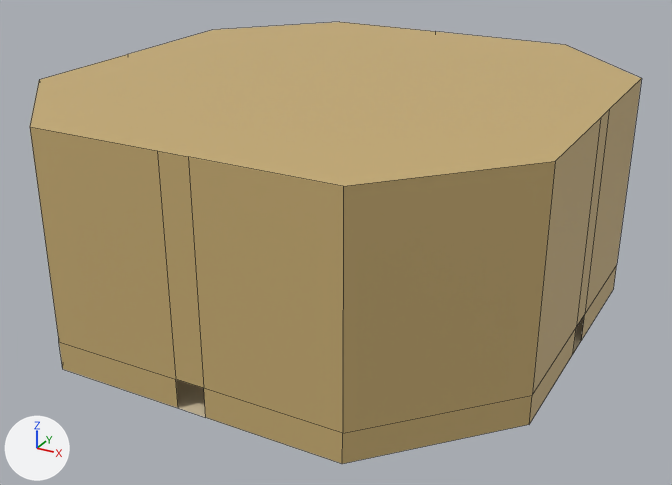
A saved change to the Blender file Assets/Models/Room002.blend.
Camera for both pictures: a 50 mm lens placed at (29.5, -54.5, 30.0), pointed at (0.4, -1.6, 3.5). Lighting does not change. The marker at lower left points along +X, +Y and +Z. The first picture is the older version. Mesh edges are drawn as thin lines.
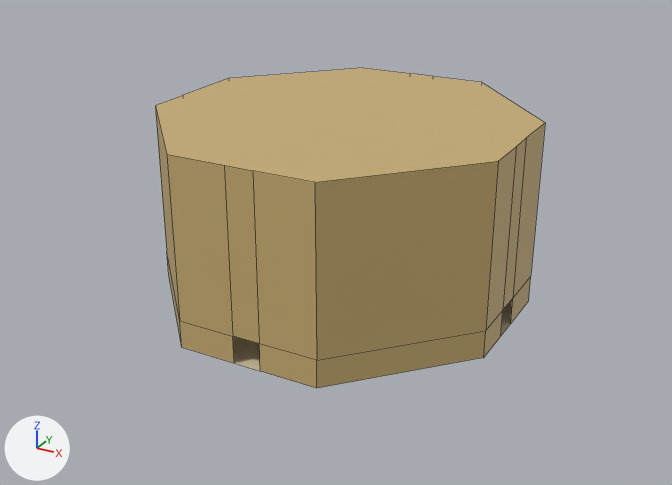
Changed parts and their boxes (x1, y1, x2, y2) in the pictures (672 x 485 px):
'Cube', reshaped (36% narrower, 28% shorter)
    before: (30, 22, 642, 464)
    after: (155, 68, 545, 388)

The change, as a list of edits to the scene's bpy script:
```text
Change me_cube:
    used by ob_cube; location = (0.0, 0.0, 0.0)
    remove me_cube.from_pydata(...)  # 80 vertices, 54 faces; spans x -17.7..17.6, y -18.3..18.2, z -1.1..14.9
    add me_cube.from_pydata(...)  # 80 vertices, 54 faces; spans x -12.8..12.7, y -12.5..13.3, z -1.1..12.3
    me_cube part 1: 48 of 80 vertices moved; they spanned x -17.7..17.6, y -18.3..18.2, z -1.0..14.9 and now span x -12.8..12.7, y -12.5..13.3, z -1.0..12.3; mean shift (0.0, 0.3, -0.8); largest move (17.6, -10.0, 14.9) -> (12.7, -4.2, 12.3)
    other edits to the shape of me_cube do not show in these pictures
```
